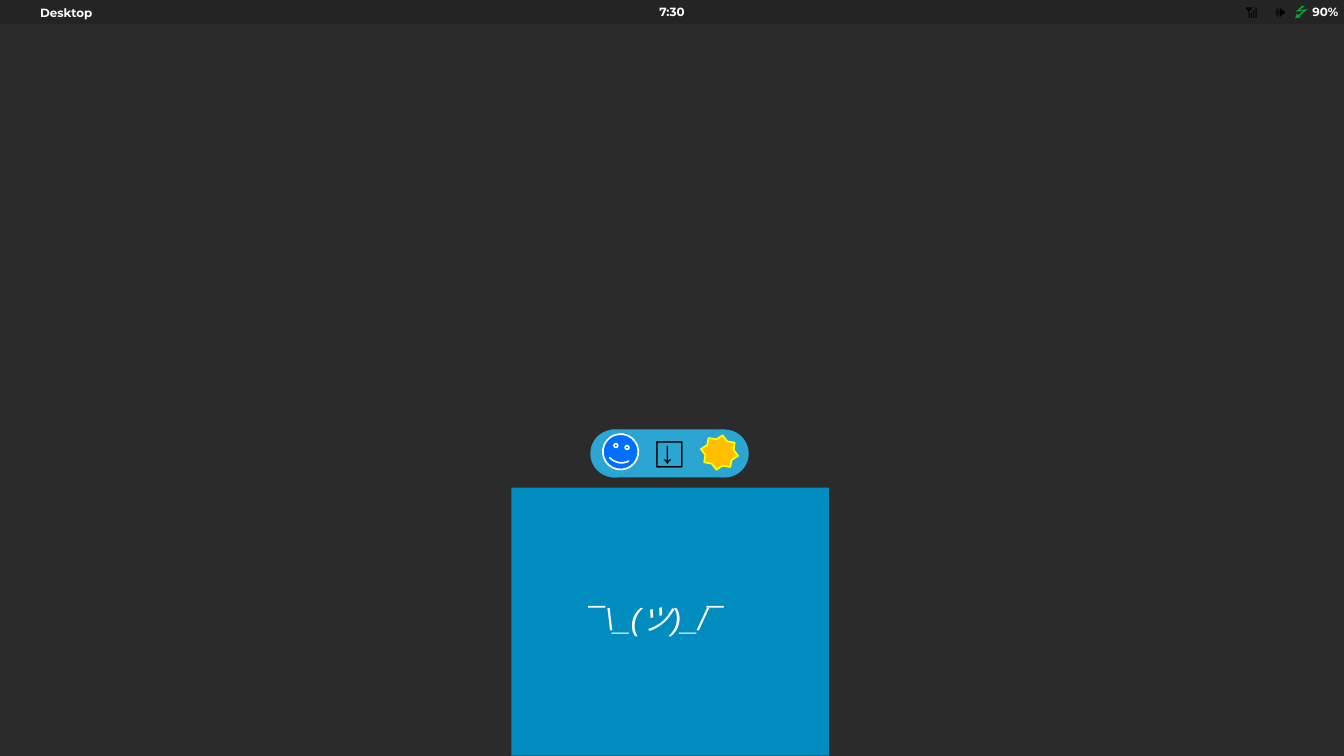
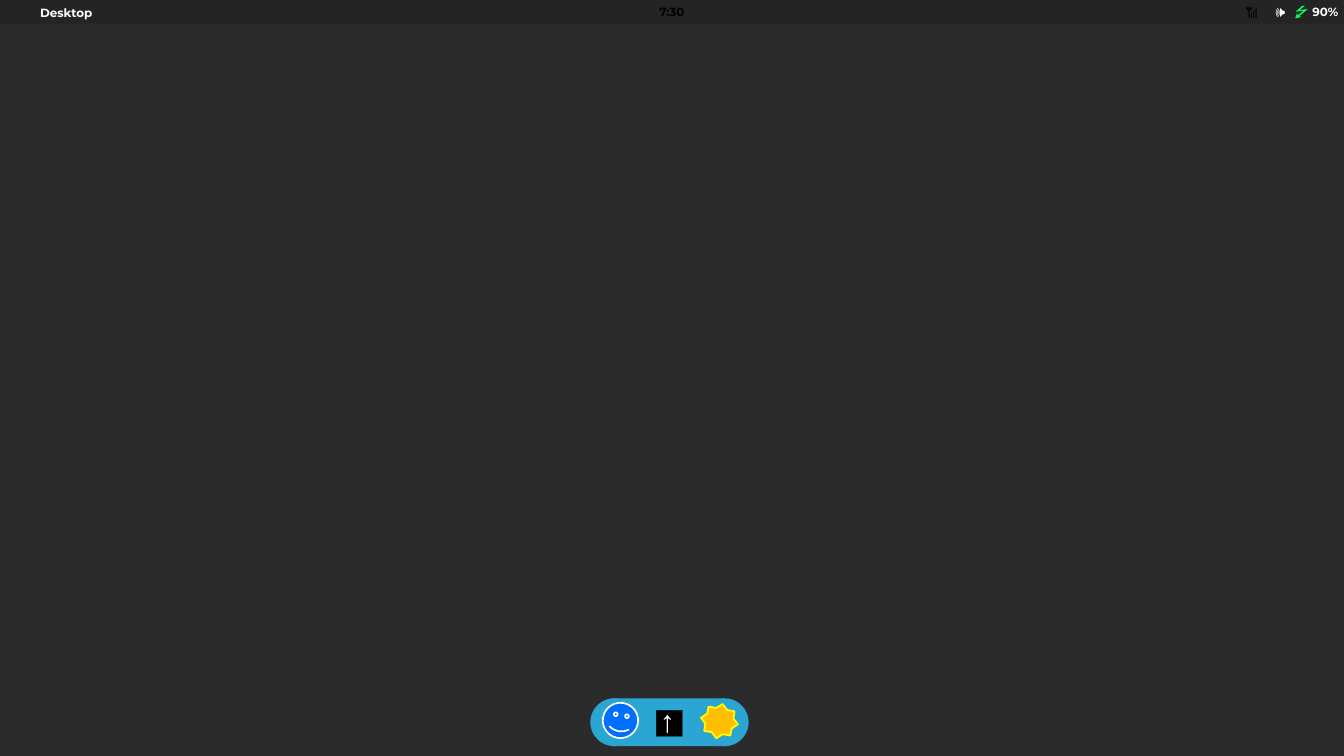
Before and after one commit to MediaPlay-Discord/os, a slide deck: slide 4 of extras/pptx/MPD OS Desktop Environment.pptx (slide 5 before the commit). Drawn at 1344x756 pixels with LibreOffice and Linux fonts; fonts in the diff are those of the drawing; background and template pictures are left out; a plain dark background stands for a picture behind light text. Boxes give left, top, right and bottom in pixels: in the first picture for what was removed or moved away, otherwise in the second. Text is boxed around its words. In the diff, an @@ line names an element or a change of style, - is before the commit and + after.

```diff
--- a/extras/pptx/MPD OS Desktop Environment.pptx
+++ b/extras/pptx/MPD OS Desktop Environment.pptx
@@ text "7:30" at [659,3,684,19]: text colour #FFFFFF to #000000 @@
@@ text "🕪" at [1254,0,1298,43]: text colour #000000 to #FFFFFF @@
@@ freeform shape at [1295,6,1307,18]: fill #00A933 to #00FF58; outline redrawn @@
@@ rectangle removed at [511,488,829,756] @@
@@ text removed at [641,607,671,637] @@
-¯\_(ツ)_/¯
@@ 4 freeform shapes, 1 smiley face: place and size @@
-4 freeform shapes, 1 smiley face at [590,429,749,477]
+4 freeform shapes, 1 smiley face at [590,699,749,746]
@@ text at [634,696,706,745]: text changed @@
-⬜
+⬛
@@ text at [648,696,695,745]: text changed; text colour #000000 to #FFFFFF @@
-↓
+↑
```
Also in this commit, not shown: 3 other slides changed, 1 slide added, 9 other files.
